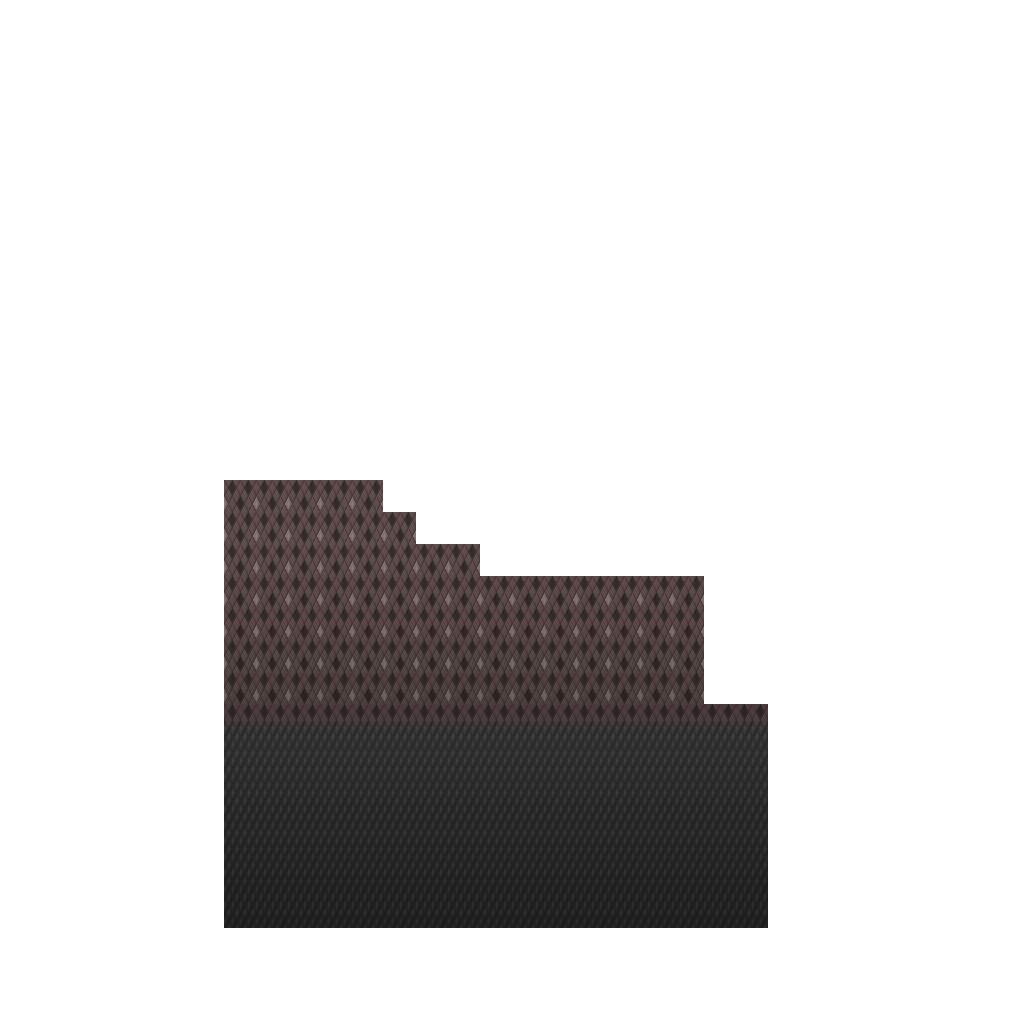
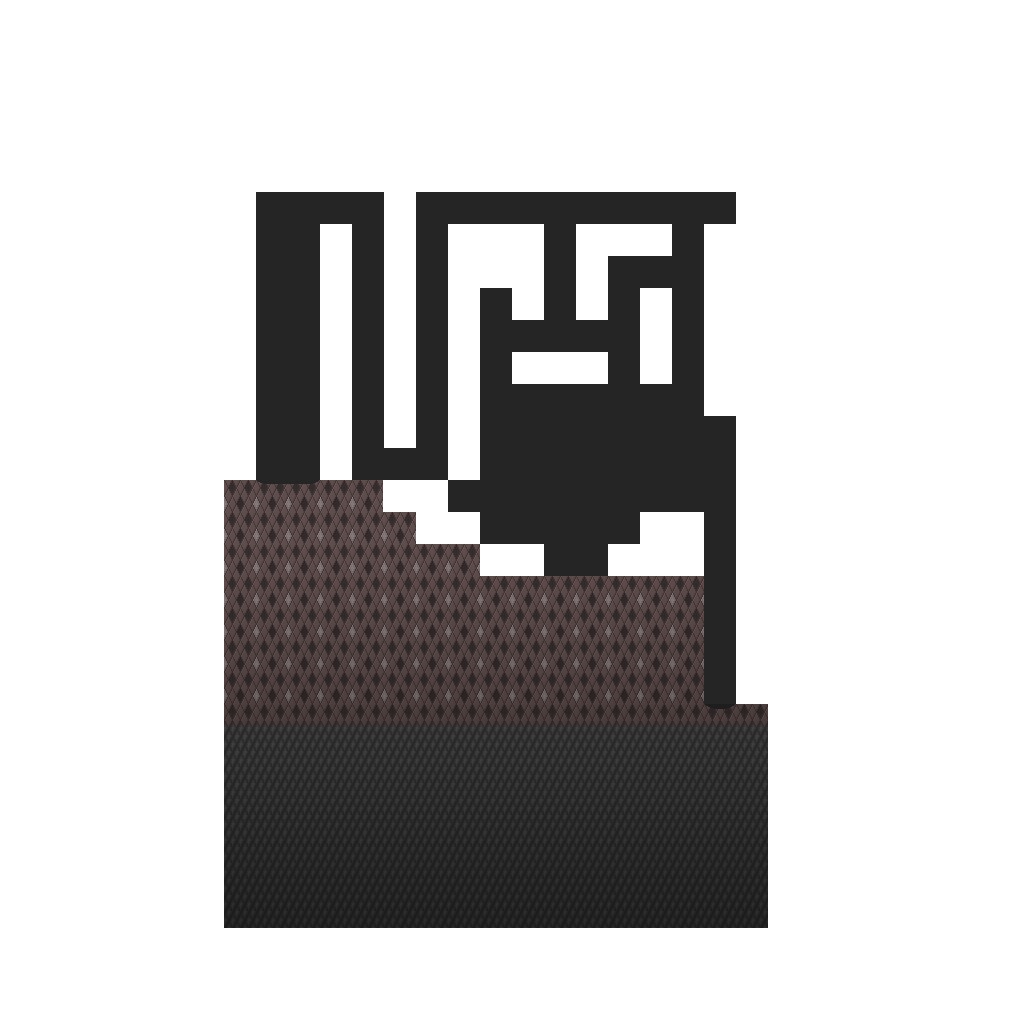
Before/after of a 1024 × 1024 layered artwork. What changed in the layer stack:
added layer "Layer 6" above "Layer 4" over [256, 192, 736, 709]
